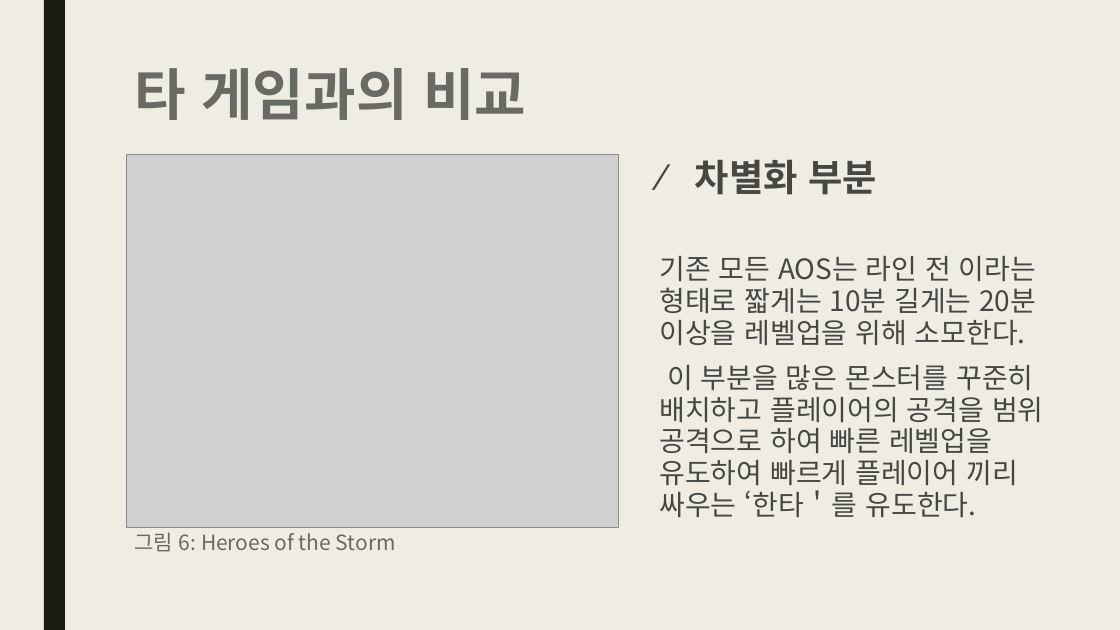
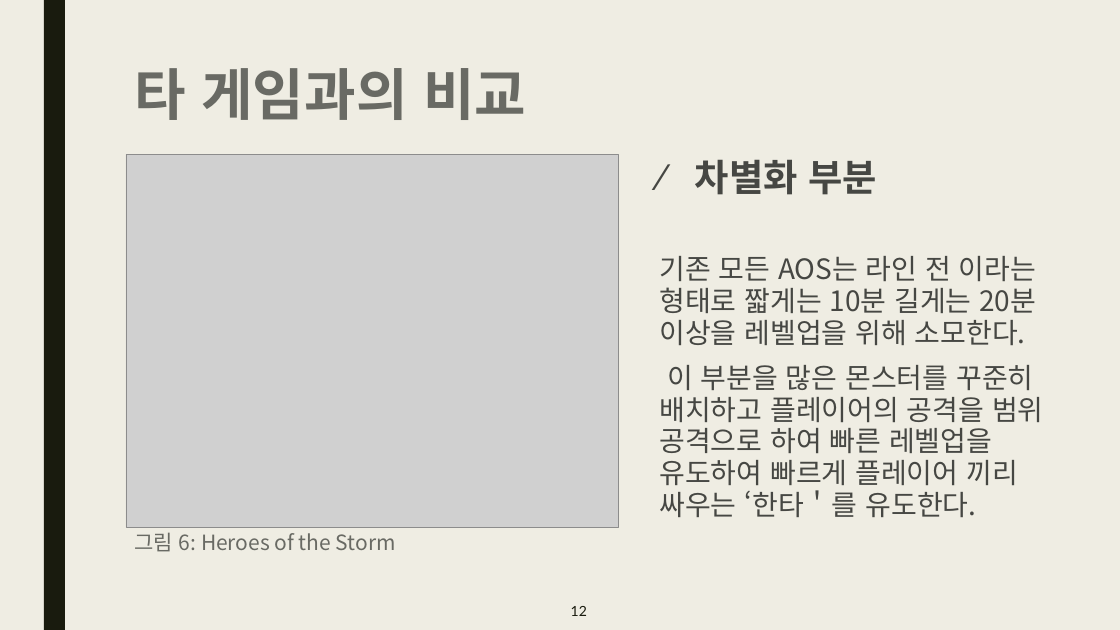
Before and after one commit to Kim2Kang/Documents, a slide deck: slide 12 of 제안서/발표용 제안서/Legend Of Doodle_김나단_김선필_강태규_1.6.0ver.pptx. Drawn at 1120x630 pixels with LibreOffice and Linux fonts; fonts in the diff are those of the drawing; grey boxes stand for pictures; background and template pictures are left out. Boxes give left, top, right and bottom in pixels: in the first picture for what was removed or moved away, otherwise in the second. Text is boxed around its words. In the diff, an @@ line names an element or a change of style, - is before the commit and + after.

```diff
--- a/제안서/발표용 제안서/Legend Of Doodle_김나단_김선필_강태규_1.6.0ver.pptx
+++ b/제안서/발표용 제안서/Legend Of Doodle_김나단_김선필_강태규_1.6.0ver.pptx
@@ page number added at box(571, 606, 587, 616), 12 pt, text #191B0E @@
+12
```
Also in this commit, not shown: 12 other slides changed, 2 other files.
